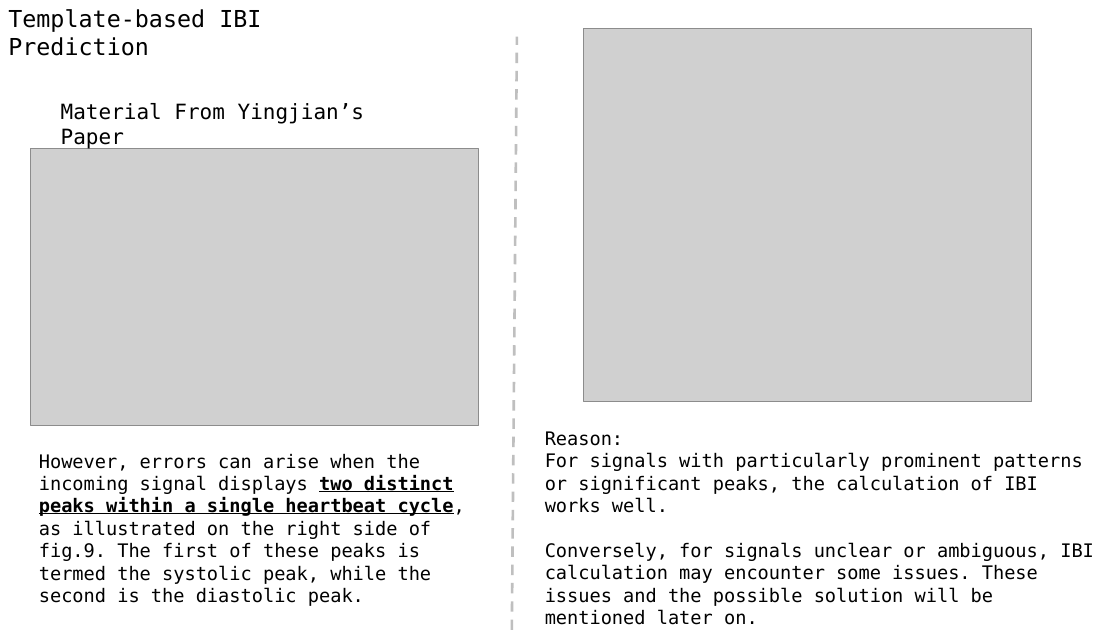
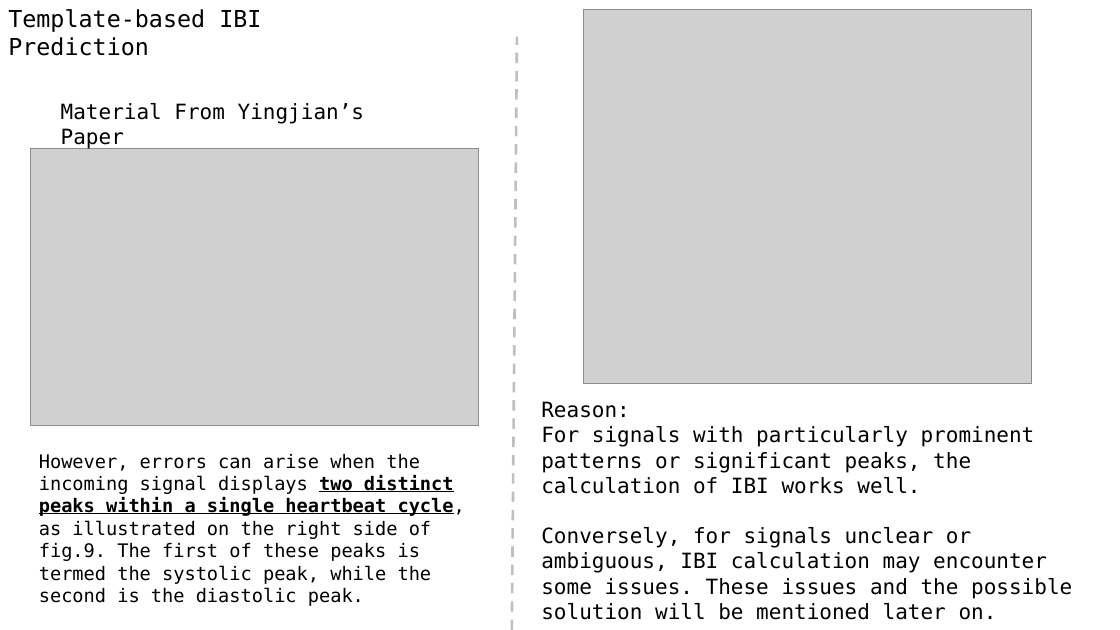
Before and after one commit to A-Big-Tortoise/Presentation, a slide deck: slide 6 of Presentation_0129_JiayuChen.pptx. Drawn at 1120x630 pixels with LibreOffice and Linux fonts; fonts in the diff are those of the drawing; grey boxes stand for pictures. Boxes give left, top, right and bottom in pixels: in the first picture for what was removed or moved away, otherwise in the second. Text is boxed around its words. In the diff, an @@ line names an element or a change of style, - is before the commit and + after.

```diff
--- a/Presentation_0129_JiayuChen.pptx
+++ b/Presentation_0129_JiayuChen.pptx
@@ picture: place and size @@
-picture at <box>584,29,1033,402</box>
+picture at <box>584,9,1033,383</box>
@@ text "Reason:": place and size @@
-text "Reason:" at <box>545,431,1094,625</box>
+text "Reason:" at <box>541,401,1072,620</box>
@@ text "Reason:" at <box>541,401,1072,620</box>: size 16 to 18 pt @@
```
Also in this commit, not shown: 3 other slides changed, 3 other files.
